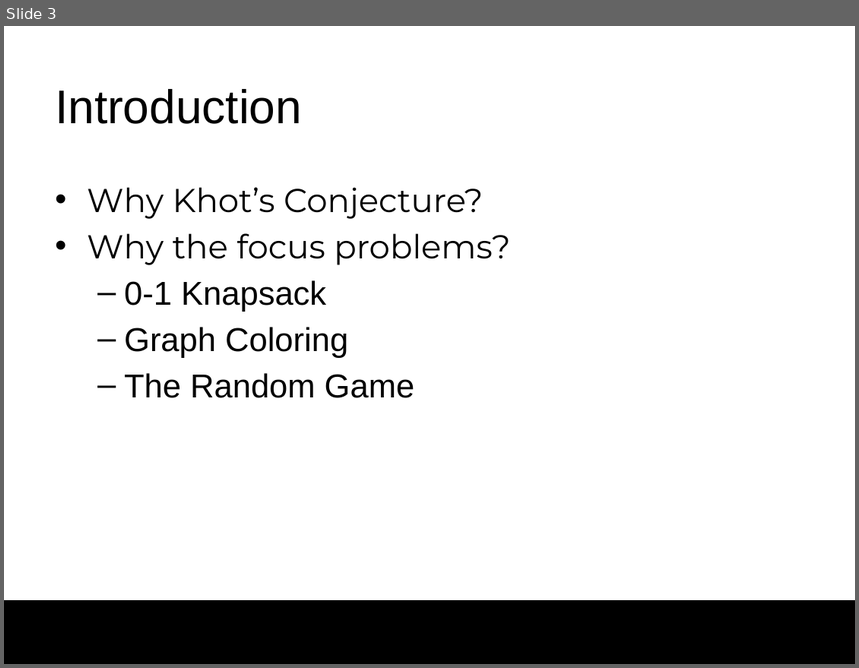
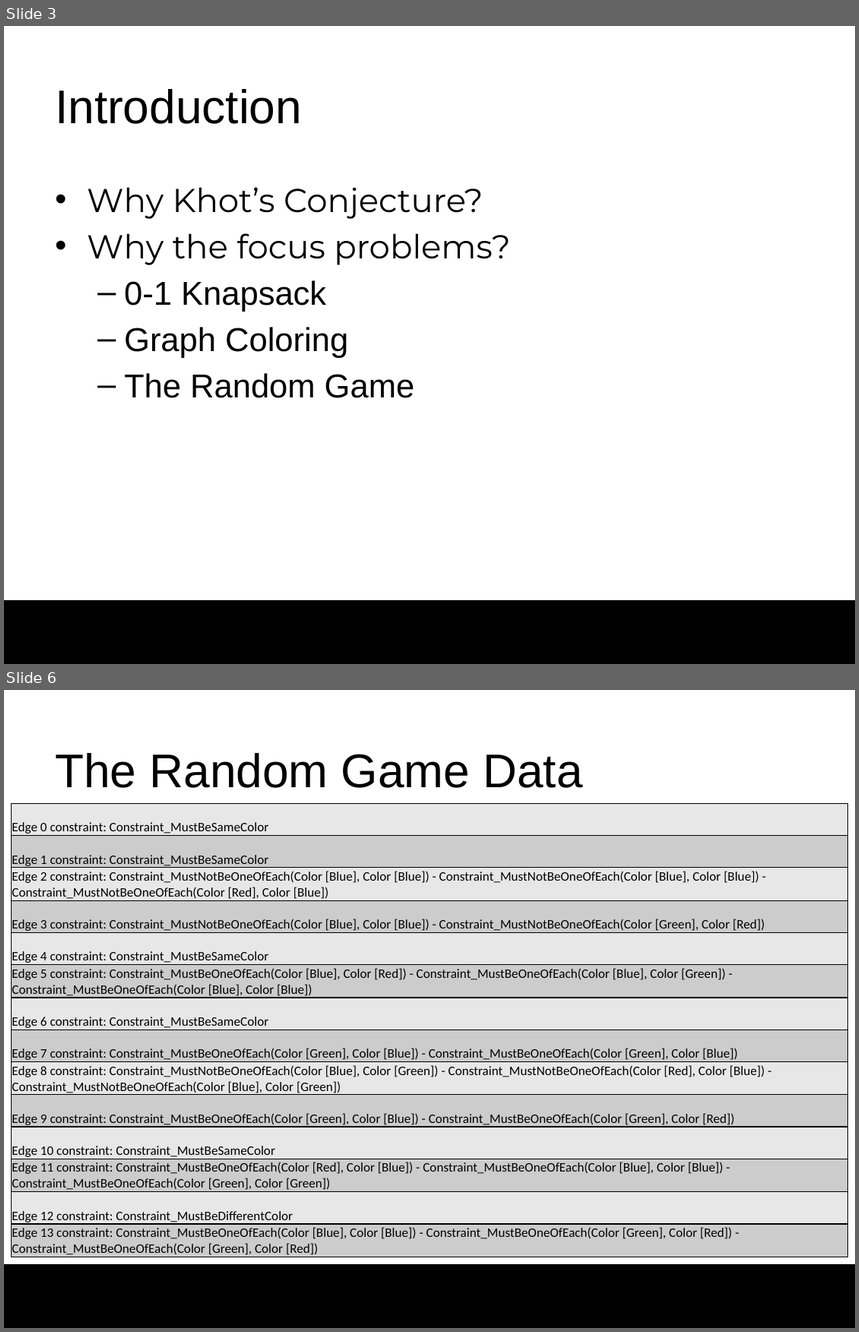
Before and after one commit to darrare/MS-Thesis, a slide deck: Documentation/Presentation.pptx. Shown one above the other, each under a label of ours: slide 3 before the commit, slides 3 and 6 after it; the slides between them are not shown. The pictures are 859x668 and 859x1332 pixels, drawn with LibreOffice and Linux fonts; fonts in the diff are those of the drawing; background and template pictures are left out. Boxes give left, top, right and bottom in pixels: in the first picture for what was removed or moved away, otherwise in the second. Text is boxed around its words. In the diff, an @@ line names an element or a change of style, - is before the commit and + after.

```diff
--- a/Documentation/Presentation.pptx
+++ b/Documentation/Presentation.pptx
@@ slide 6 added at <box>4,690,855,1328</box>, background #FFFFFF; not listed: 1 template element that a slide beside it also shows @@
@@ title added at <box>55,753,582,788</box>, 40 pt, text #000000 @@
+The Random Game Data
@@ table added at <box>11,803,848,1258</box>, 14 rows, 1 columns @@
+Edge 0 constraint: Constraint_MustBeSameColor
+Edge 1 constraint: Constraint_MustBeSameColor
+Edge 2 constraint: Constraint_MustNotBeOneOfEach(Color [Blue], Color [Blue]) - Constraint_MustNotBeOneOfEach(Color [Blue], Color [Blue]) - Constraint_MustNotBeOneOfEach(Color [Red], Color [Blue])
+Edge 3 constraint: Constraint_MustNotBeOneOfEach(Color [Blue], Color [Blue]) - Constraint_MustNotBeOneOfEach(Color [Green], Color [Red])
+Edge 4 constraint: Constraint_MustBeSameColor
+Edge 5 constraint: Constraint_MustBeOneOfEach(Color [Blue], Color [Red]) - Constraint_MustBeOneOfEach(Color [Blue], Color [Green]) - Constraint_MustBeOneOfEach(Color [Blue], Color [Blue])
+Edge 6 constraint: Constraint_MustBeSameColor
+Edge 7 constraint: Constraint_MustBeOneOfEach(Color [Green], Color [Blue]) - Constraint_MustBeOneOfEach(Color [Green], Color [Blue])
+Edge 8 constraint: Constraint_MustNotBeOneOfEach(Color [Blue], Color [Green]) - Constraint_MustNotBeOneOfEach(Color [Red], Color [Blue]) - Constraint_MustNotBeOneOfEach(Color [Blue], Color [Green])
+Edge 9 constraint: Constraint_MustBeOneOfEach(Color [Green], Color [Blue]) - Constraint_MustBeOneOfEach(Color [Green], Color [Red])
+Edge 10 constraint: Constraint_MustBeSameColor
+Edge 11 constraint: Constraint_MustBeOneOfEach(Color [Red], Color [Blue]) - Constraint_MustBeOneOfEach(Color [Blue], Color [Blue]) - Constraint_MustBeOneOfEach(Color [Green], Color [Green])
+Edge 12 constraint: Constraint_MustBeDifferentColor
+Edge 13 constraint: Constraint_MustBeOneOfEach(Color [Blue], Color [Blue]) - Constraint_MustBeOneOfEach(Color [Green], Color [Red]) - Constraint_MustBeOneOfEach(Color [Green], Color [Red])
```
Also in this commit, not shown: 12 slides changed, 15 other slides added, 1 slide removed, 2 other files.
